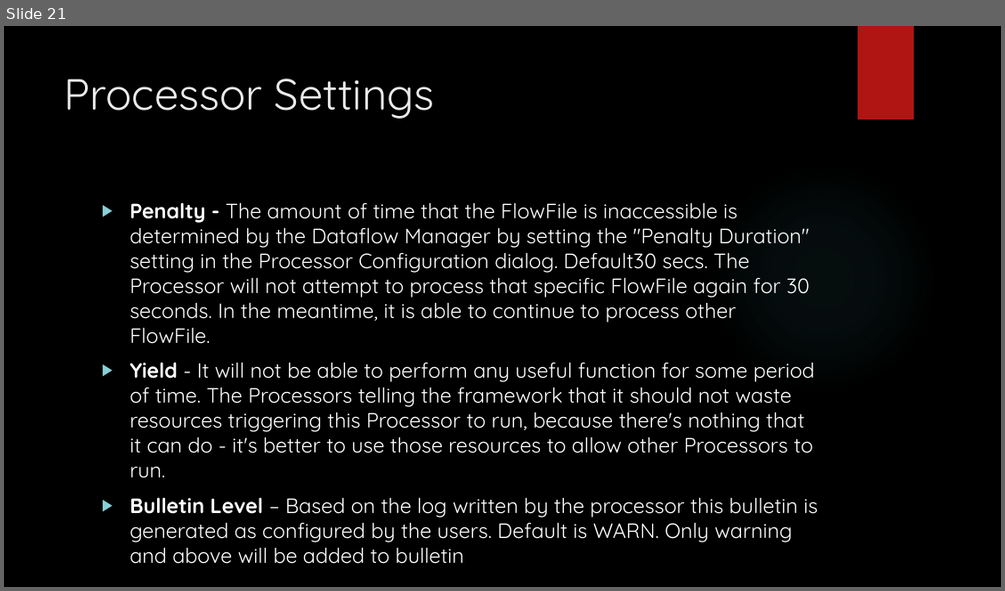
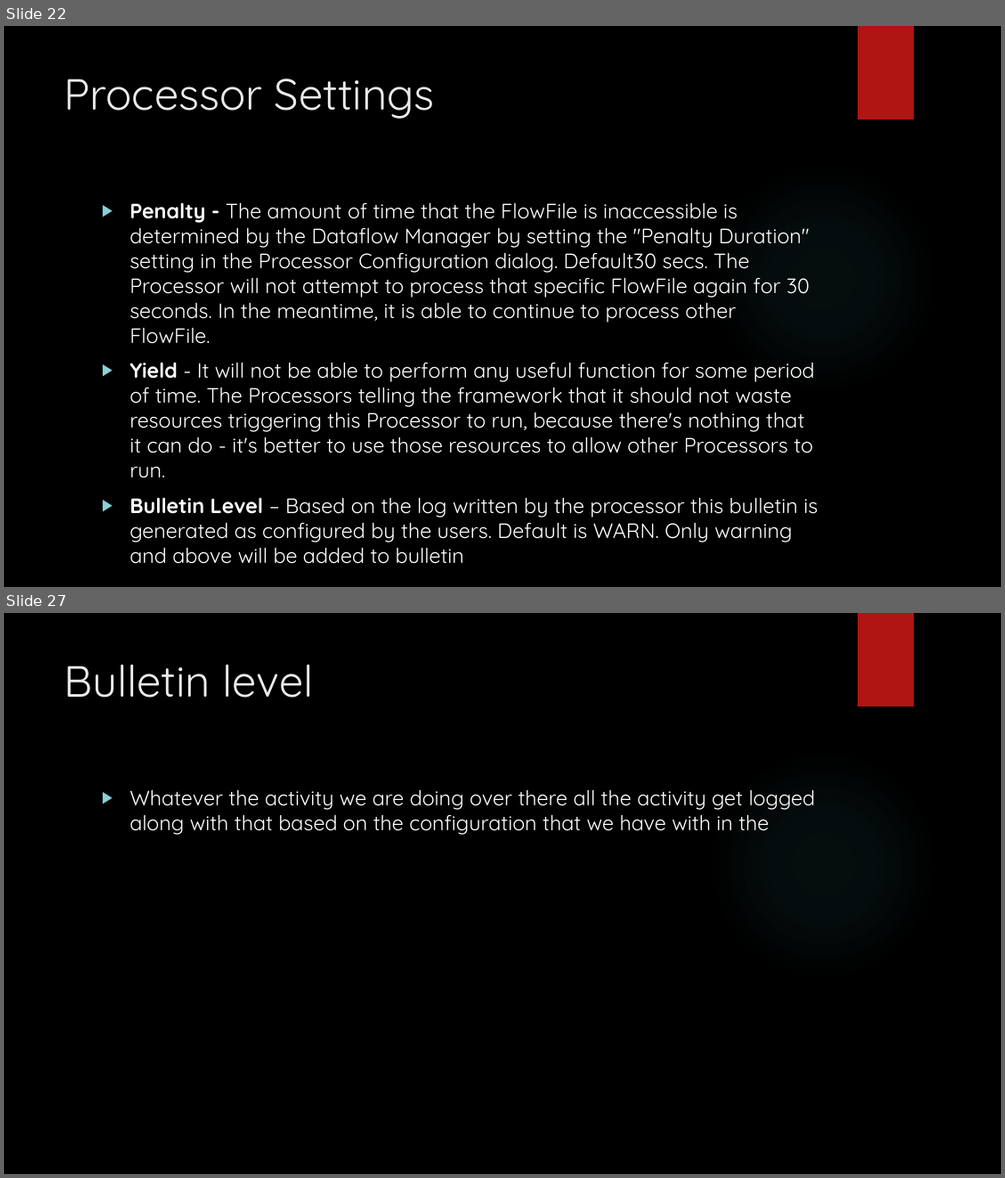
Before and after one commit to karthick1808/apachenifi, a slide deck: Apache Nifi.pptx. Shown one above the other, each under a label of ours: slide 21 before the commit, slides 22 and 27 after it; the slides between them are not shown. The pictures are 1005x591 and 1005x1178 pixels, drawn with LibreOffice and Linux fonts; fonts in the diff are those of the drawing; background and template pictures are left out. Boxes give left, top, right and bottom in pixels: in the first picture for what was removed or moved away, otherwise in the second. Text is boxed around its words. In the diff, an @@ line names an element or a change of style, - is before the commit and + after.

```diff
--- a/Apache Nifi.pptx
+++ b/Apache Nifi.pptx
@@ slide 27 added at (x1=4, y1=613, x2=1001, y2=1174), background picture (left out); not listed: 2 template elements that a slide beside it also shows @@
@@ title added at (x1=65, y1=664, x2=314, y2=698), 42 pt, text #EBEBEB @@
+Bulletin level
@@ text added at (x1=129, y1=789, x2=816, y2=835), 20 pt, text #FFFFFF @@
+▶ Whatever the activity we are doing over there all the activity get logged along with that based on the configuration that we have with in the
@@ what was slide 21 is now slide 22 @@
```
Also in this commit, not shown: 1 slide changed, 10 other slides added.
